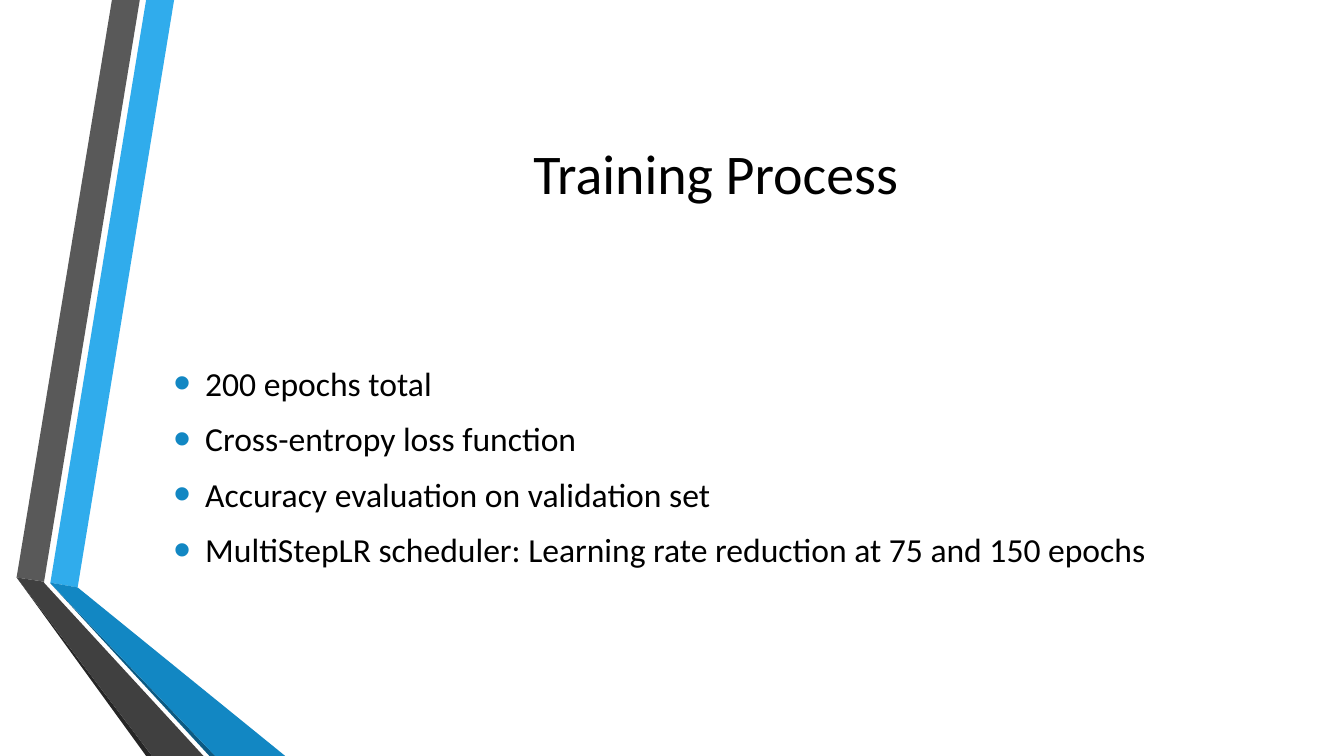
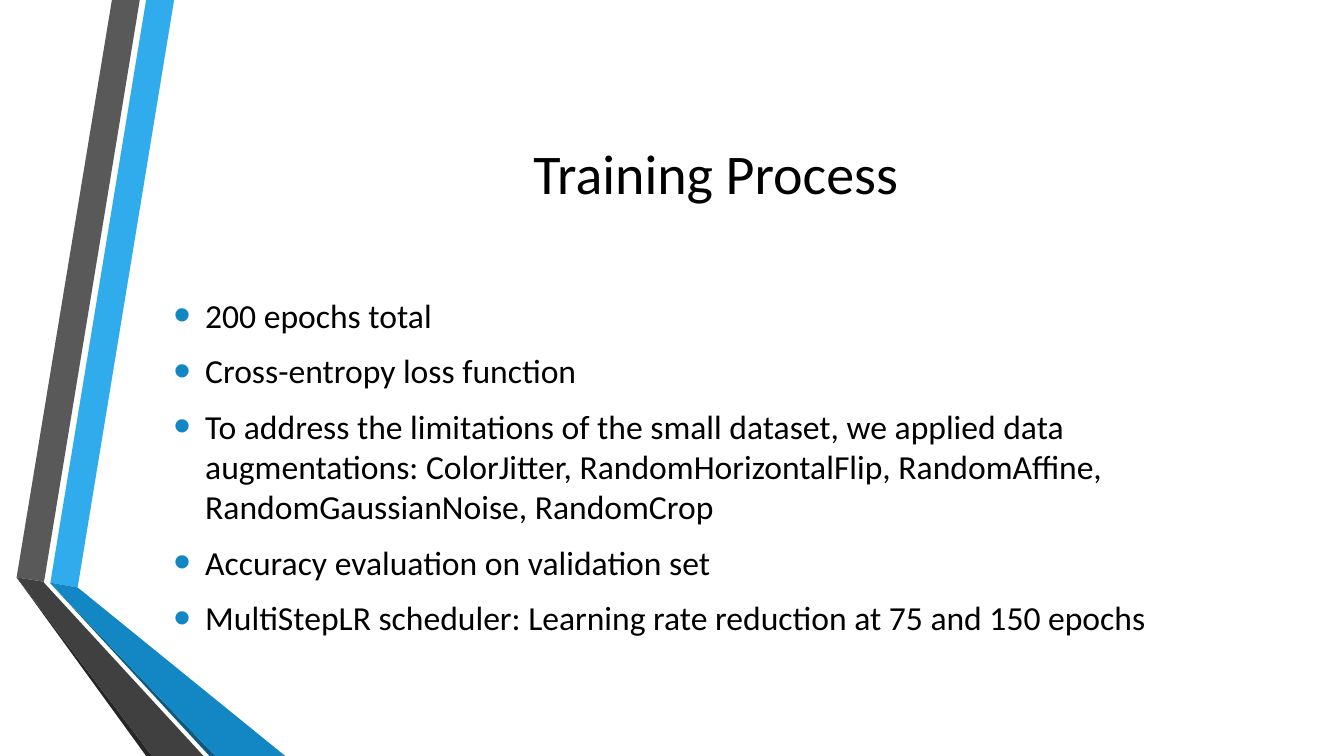
Before and after one commit to Dor-Yogev/DL-vehicle-damage-project, a slide deck: slide 8 of docs/Vehicle Damage Project.pptx. Drawn at 1344x756 pixels with LibreOffice and Linux fonts; fonts in the diff are those of the drawing; background and template pictures are left out. Boxes give left, top, right and bottom in pixels: in the first picture for what was removed or moved away, otherwise in the second. Text is boxed around its words. In the diff, an @@ line names an element or a change of style, - is before the commit and + after.

Commit message:
fixed presentation, added requirments.txt

```diff
--- a/docs/Vehicle Damage Project.pptx
+++ b/docs/Vehicle Damage Project.pptx
@@ text at bbox=[205, 415, 1101, 525]: paragraph added @@
+• To address the limitations of the small dataset, we applied data augmentations: ColorJitter, RandomHorizontalFlip, RandomAffine, RandomGaussianNoise, RandomCrop
```
Also in this commit, not shown: 2 other files.
